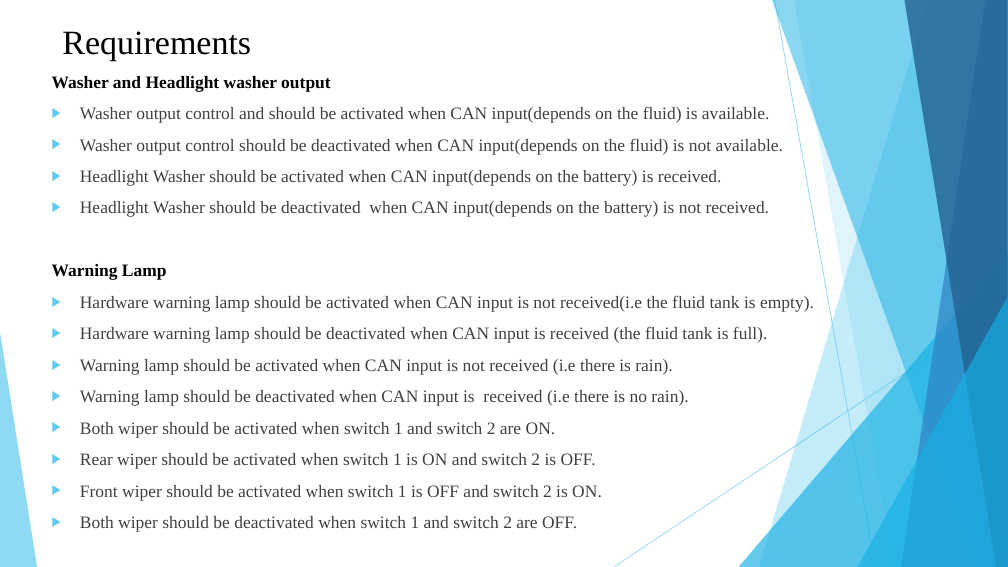
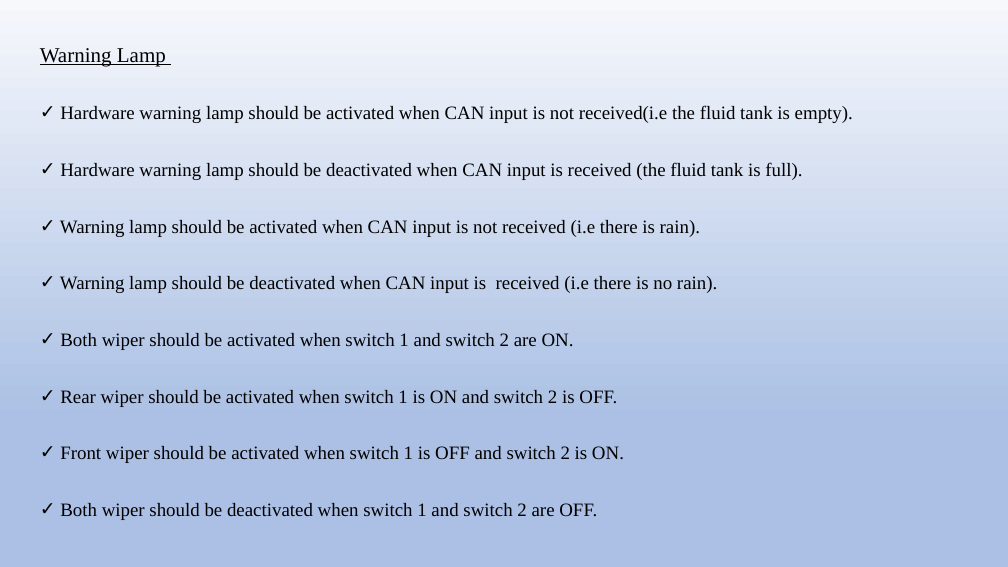
Before and after one commit to SKUP-BATCH4/TEAM-1_WIPER-AND-WASHER, a slide deck: slide 5 of WIPER_AND_WASHER10.pptx (slide 3 before the commit). Drawn at 1008x567 pixels with LibreOffice and Linux fonts; fonts in the diff are those of the drawing. Boxes give left, top, right and bottom in pixels: in the first picture for what was removed or moved away, otherwise in the second. Text is boxed around its words. In the diff, an @@ line names an element or a change of style, - is before the commit and + after.

```diff
--- a/WIPER_AND_WASHER10.pptx
+++ b/WIPER_AND_WASHER10.pptx
@@ background #FFFFFF to gradient #F6F8FC to #ABC0E4 to #C7D5ED @@
@@ text "Warning Lamp": place and size @@
-text "Warning Lamp" at [52, 76, 814, 532]
+text "Warning Lamp" at [40, 48, 853, 520]
@@ text "Warning Lamp" at [40, 48, 853, 520]: size 16.6 to 20 pt, bold off, underline on in "Warning Lamp"; size 16.6 to 18 pt, text colour #404040 to #000000; line spacing 1 to 2.5; less space between paragraphs; bullet ▶ to ✓ @@
@@ title removed at [62, 31, 251, 61] @@
-Requirements
@@ text at [52, 76, 783, 217]: paragraphs removed @@
-Washer and Headlight washer output
-▶ Washer output control and should be activated when CAN input(depends on the fluid) is available.
-▶ Washer output control should be deactivated when CAN input(depends on the fluid) is not available.
-▶ Headlight Washer should be activated when CAN input(depends on the battery) is received.
-▶ Headlight Washer should be deactivated when CAN input(depends on the battery) is not received.
@@ group removed at [0, 0, 1008, 567]: 5 freeform shapes, 3 triangles, 2 lines @@
```
Also in this commit, not shown: 12 other slides changed, 3 slides added.
